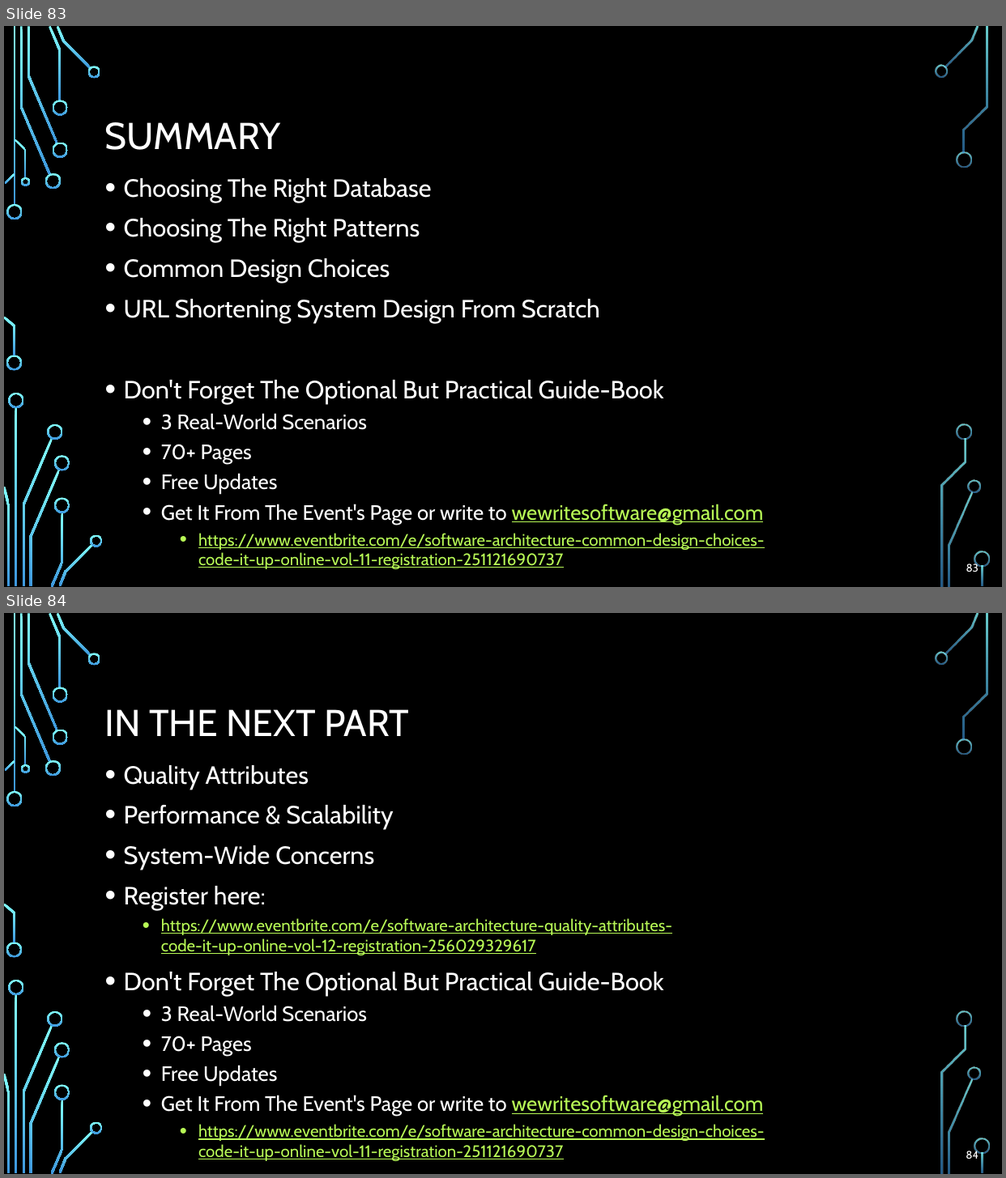
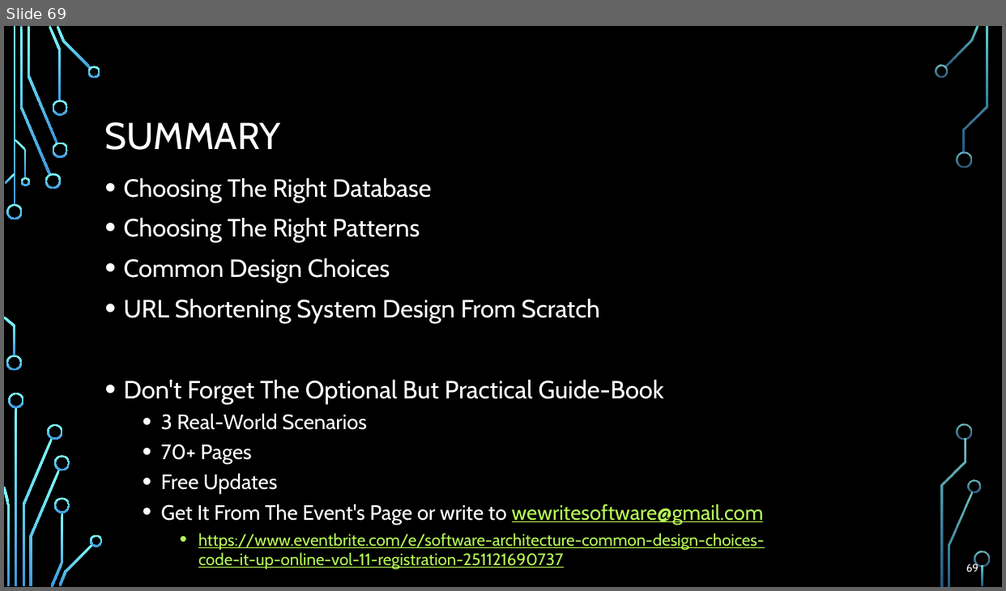
Before and after one commit to profjordanov/doctorate, a slide deck: resources/Software-Architecture-S/Presentation-Part3-Common-Design-Choices.pptx. Shown one above the other, each under a label of ours: slides 83 and 84 before the commit, slide 69 after it. The pictures are 1006x1178 and 1006x591 pixels, drawn with LibreOffice and Linux fonts; fonts in the diff are those of the drawing; background and template pictures are left out. Boxes give left, top, right and bottom in pixels: in the first picture for what was removed or moved away, otherwise in the second. Text is boxed around its words. In the diff, an @@ line names an element or a change of style, - is before the commit and + after.

```diff
--- a/resources/Software-Architecture-S/Presentation-Part3-Common-Design-Choices.pptx
+++ b/resources/Software-Architecture-S/Presentation-Part3-Common-Design-Choices.pptx
@@ slide 84 removed at box(4, 613, 1002, 1174), background picture (left out); not listed: 36 template elements that a slide beside it also shows @@
@@ title removed at box(105, 709, 409, 736) @@
-IN THE NEXT PART
@@ text removed at box(124, 765, 765, 1161) @@
-• Quality Attributes
-• Performance & Scalability
-• System-Wide Concerns
-• Register here:
-  • https://www.eventbrite.com/e/software-architecture-quality-attributes-
-    code-it-up-online-vol-12-registration-256029329617
-• Don't Forget The Optional But Practical Guide-Book
-  • 3 Real-World Scenarios
-  • 70+ Pages
-  • Free Updates
-  • Get It From The Event's Page or write to wewritesoftware@gmail.com
-    • https://www.eventbrite.com/e/software-architecture-common-design-choices-
-      code-it-up-online-vol-11-registration-251121690737
@@ page number removed at box(965, 1150, 978, 1159) @@
-84
@@ what was slide 83 is now slide 69 @@
@@ page number at box(966, 563, 978, 572): text changed @@
-83
+69
```
Also in this commit, not shown: 18 other slides removed.
